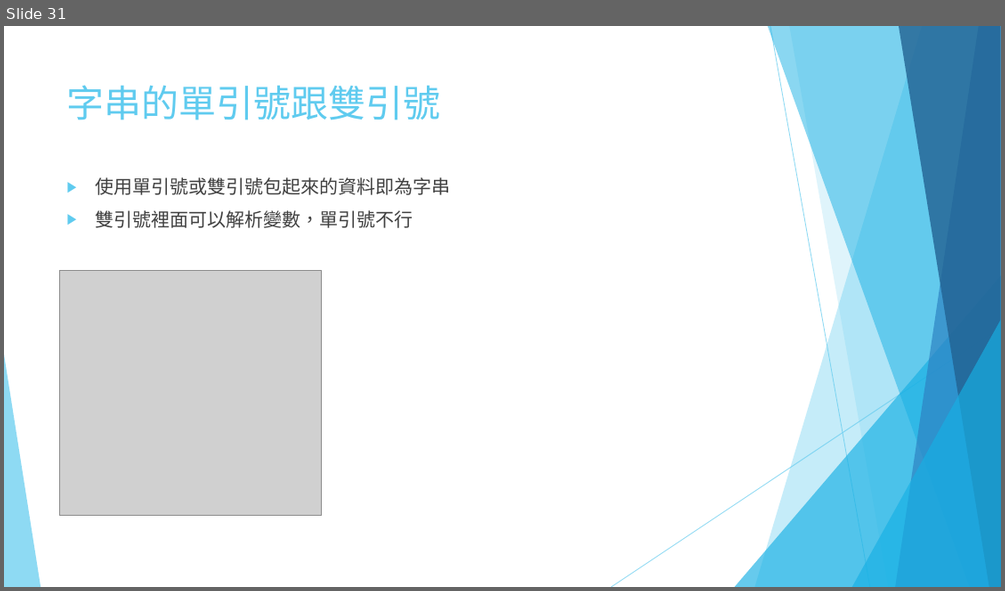
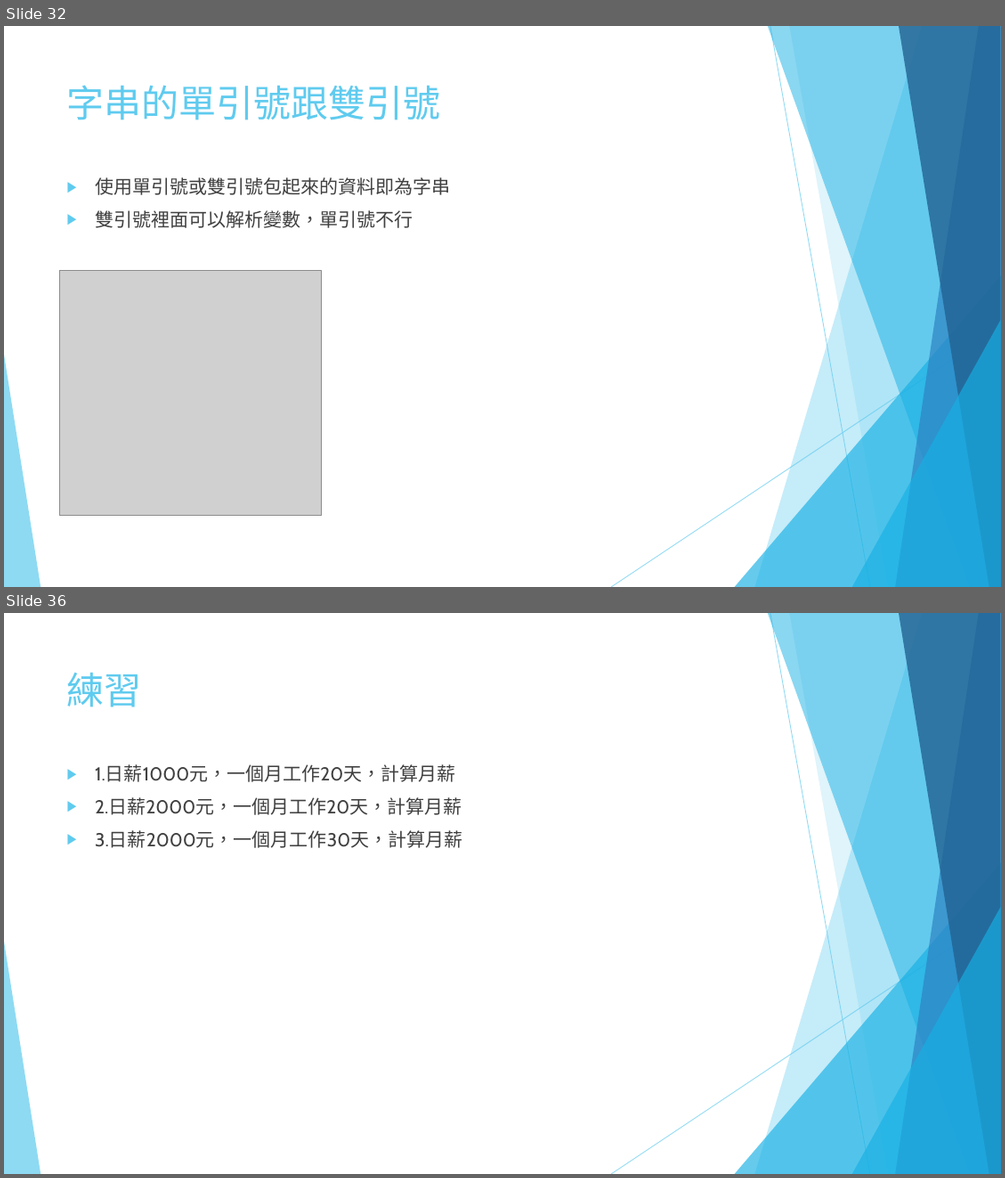
Before and after one commit to 10994015/phpmysqlppt, a slide deck: 01.pptx. Shown one above the other, each under a label of ours: slide 31 before the commit, slides 32 and 36 after it; the slides between them are not shown. The pictures are 1005x591 and 1005x1178 pixels, drawn with LibreOffice and Linux fonts; fonts in the diff are those of the drawing; grey boxes stand for pictures. Boxes give left, top, right and bottom in pixels: in the first picture for what was removed or moved away, otherwise in the second. Text is boxed around its words. In the diff, an @@ line names an element or a change of style, - is before the commit and + after.

```diff
--- a/01.pptx
+++ b/01.pptx
@@ slide 36 added at (4, 613, 1001, 1174), background #FFFFFF; not listed: 10 template elements that a slide beside it also shows @@
@@ title added at (67, 673, 142, 707), 36 pt, text #5FCBEF @@
+練習
@@ text added at (95, 764, 462, 848), 18 pt, text #404040 @@
+▶ 1.日薪1000元，一個月工作20天，計算月薪
+▶ 2.日薪2000元，一個月工作20天，計算月薪
+▶ 3.日薪2000元，一個月工作30天，計算月薪
@@ what was slide 31 is now slide 32 @@
```
Also in this commit, not shown: 19 other slides added.
